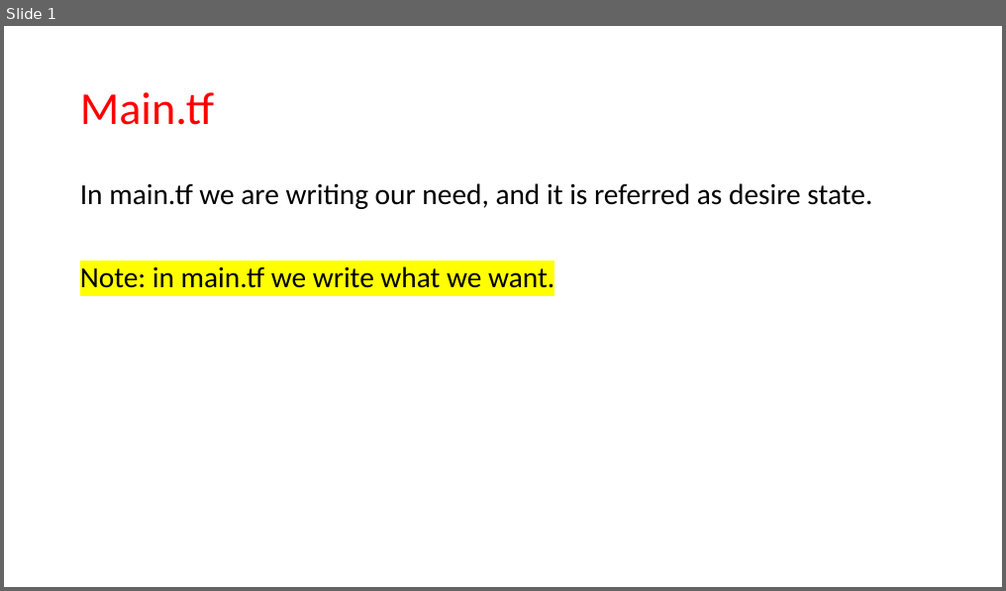
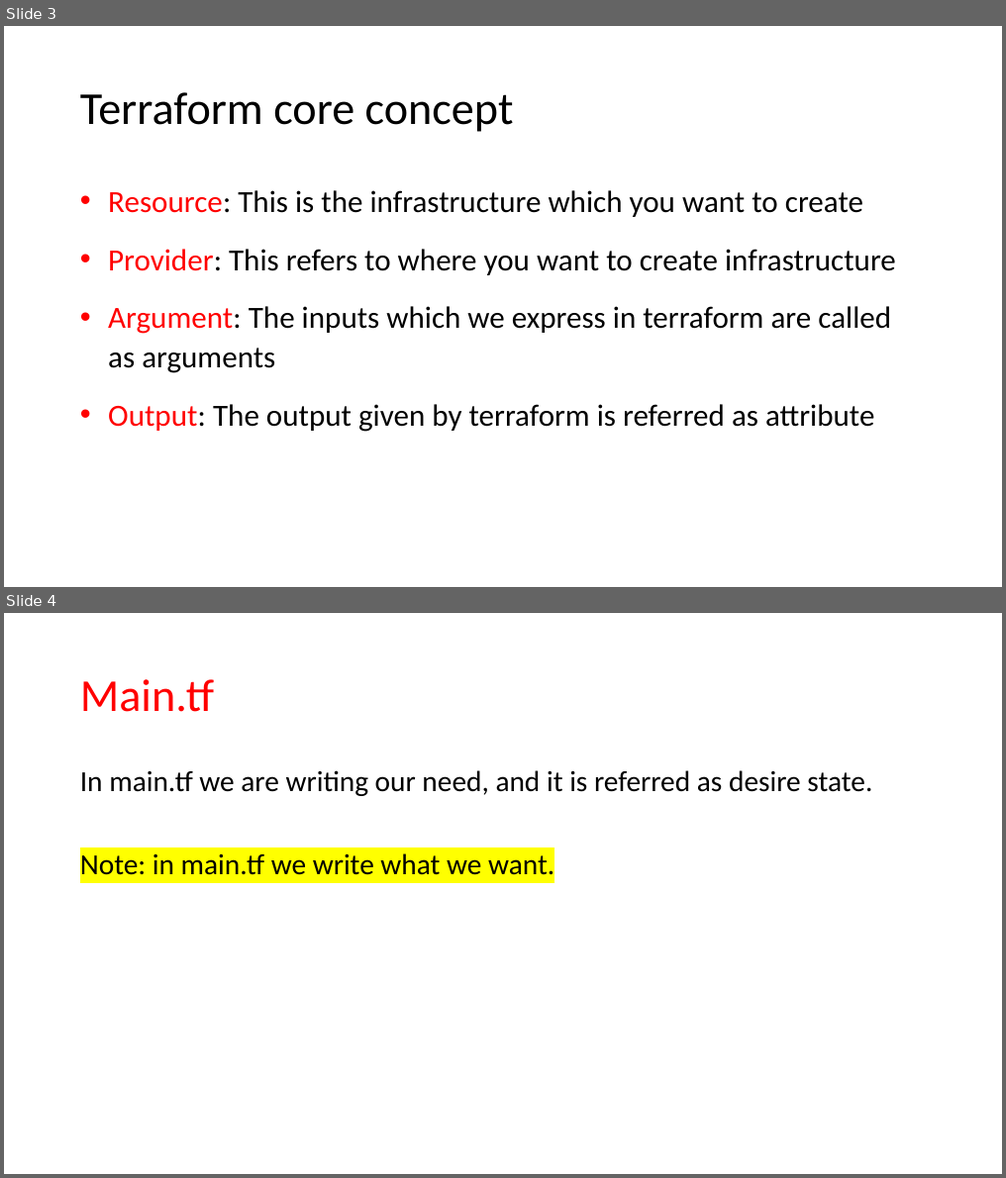
Before and after one commit to JanbaskDevops/Batch1, a slide deck: MyLearnings/Terraform Packer and Golden Image/PPT for Class/Class5- Terraform architecture.pptx. Shown one above the other, each under a label of ours: slide 1 before the commit, slides 3 and 4 after it. The pictures are 1006x591 and 1006x1178 pixels, drawn with LibreOffice and Linux fonts; fonts in the diff are those of the drawing. Boxes give left, top, right and bottom in pixels: in the first picture for what was removed or moved away, otherwise in the second. Text is boxed around its words. In the diff, an @@ line names an element or a change of style, - is before the commit and + after.

```diff
--- a/MyLearnings/Terraform Packer and Golden Image/PPT for Class/Class5- Terraform architecture.pptx
+++ b/MyLearnings/Terraform Packer and Golden Image/PPT for Class/Class5- Terraform architecture.pptx
@@ slide 3 added at [4, 26, 1002, 587], background #FFFFFF @@
@@ title added at [80, 92, 514, 132], 44 pt, text #000000 @@
+Terraform core concept
@@ text added at [108, 190, 896, 432], 29.6 pt, text #000000 @@
+• Resource: This is the infrastructure which you want to create
+• Provider: This refers to where you want to create infrastructure
+• Argument: The inputs which we express in terraform are called as arguments
+• Output: The output given by terraform is referred as attribute
@@ what was slide 1 is now slide 4 @@
```
Also in this commit, not shown: 6 slides changed, 7 other slides added, 1 slide removed, 20 other files.
